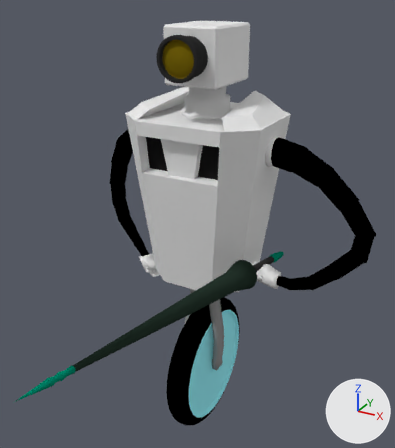
An edit to the Blender file BlendFiles/Robot/Robot2.blend, drawn before and after from the same camera.
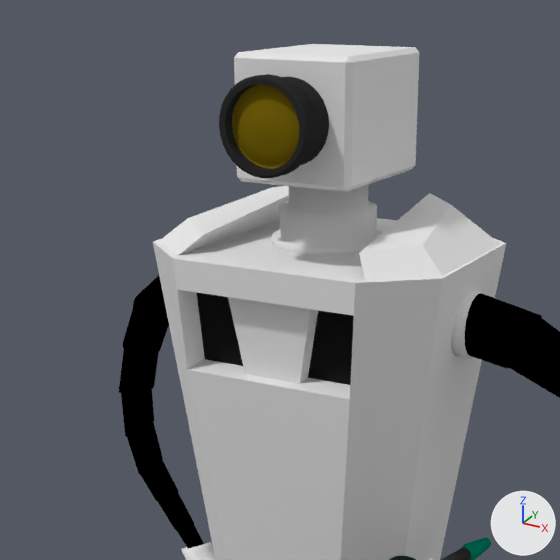
Each version appears first whole from a 50 mm camera at (3.39, -6.46, 5.61) aimed at (0.41, -1.02, 2.89), and next in a close-up on the part from 14% to 80% of the width and 0% to 58% of the height. The axes (+X, +Y, +Z) are drawn at lower right. The lights are the same throughout.

Objects in the first close-up: 'Arm1', 'Arm2', 'Body', 'Head'.
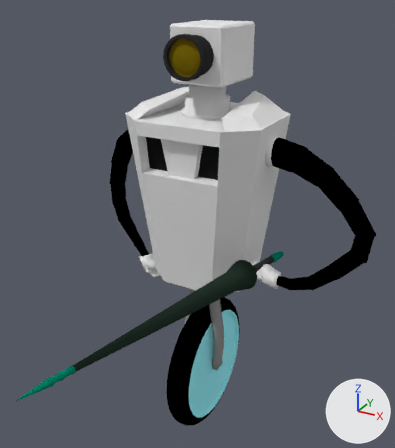
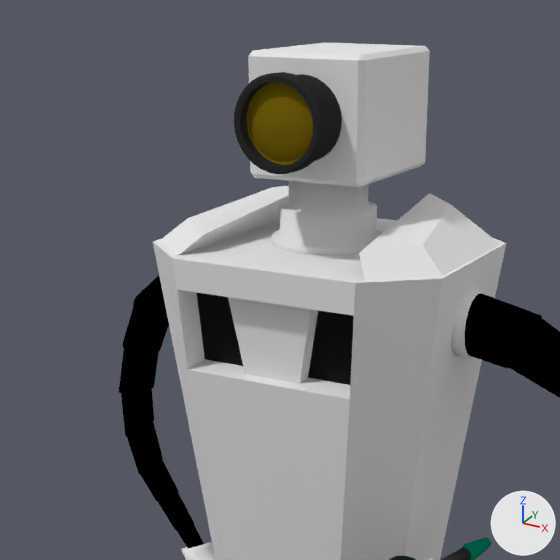
Where the change shows, as pixel boxes (x1, y1, x2, y2) in the close-ups (560 x 560 px):
'Head', moved: before (219, 44, 420, 192); after (234, 43, 430, 187)

Diff of the bpy script that builds the scene:
```diff
--- a/BlendFiles/Robot/Robot2.blend.py
+++ b/BlendFiles/Robot/Robot2.blend.py
@@ me_cube_003 @@
 me_cube_003.from_pydata(...)  # 536 vertices, 508 faces; spans x -0.377..0.382, y -0.801..0.46, z 4.434..5.154
 # used by ob_head; parent = ob_body; location = (0.0, 0.0, 0.0)
+# me_cube_003 part 1: the whole mesh is moved by (-0.003, 0.159, -4.795)
 me_cube_003.materials.append(mat_material)
@@ ob_head @@
 ob_head.parent = ob_body
-ob_head.location = (0.0, 0.0, 0.0)
+ob_head.location = (0.0, 0.0, 4.795)
```
